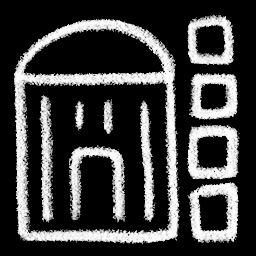
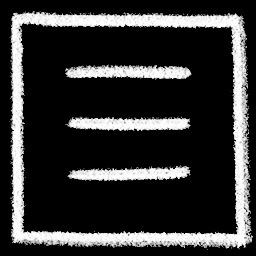
Revision of a layered 256x256 image; what changed, layer by layer:
added layer "menu" above "recording off" over [9, 11, 253, 250]
renamed "Layer 6" to "building", hid it over [13, 13, 240, 244]
